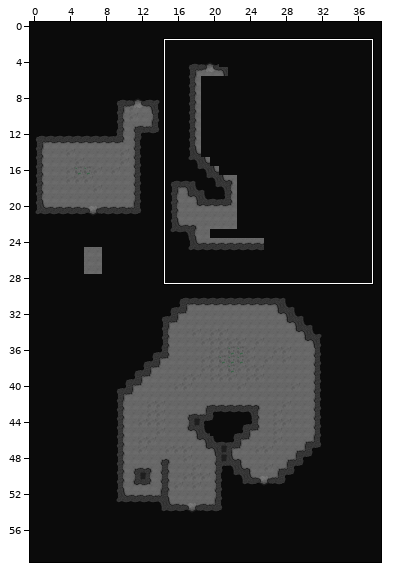
Tiled map: assets/Tiled/cave1.tmx. Above: a wide view before the commit, with the close-up outlined.
Close-up. Old version:
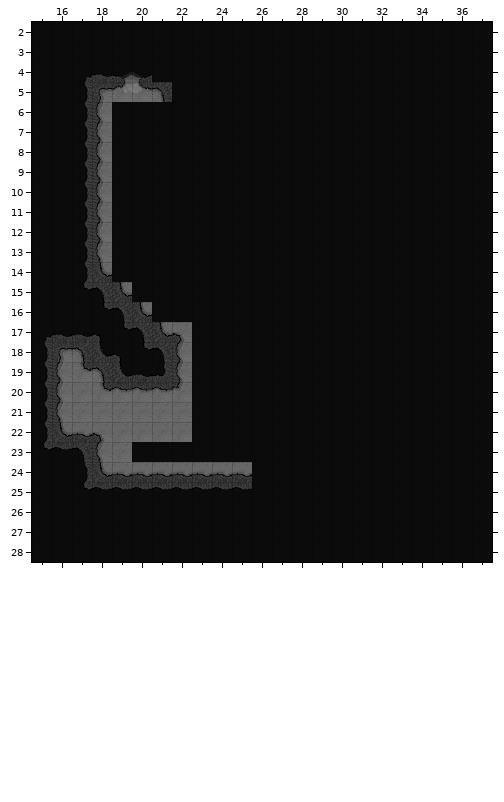
Cells are 32x32 px. Shown: x 15..37, y 2..28. The commit also changed other parts of the map, which this record leaves out.
The result:
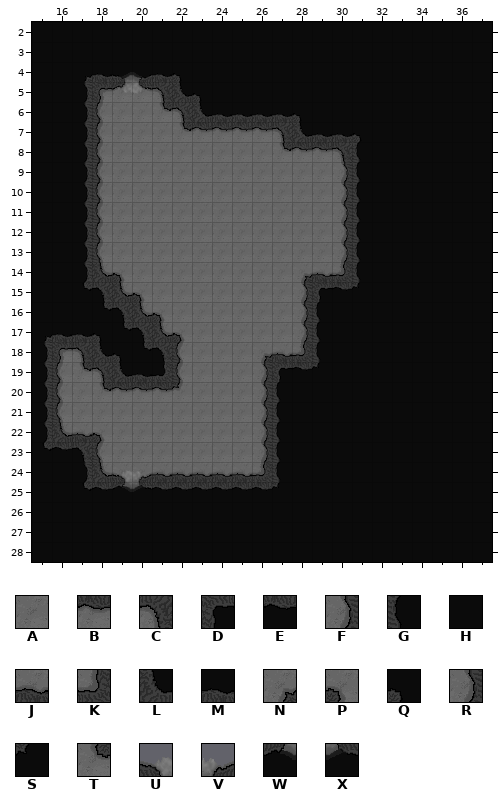
Key: from "Project0-tileset1": A 11, B 21, C 22, D 23, E 24, F 32, G 33, H 34, J 41, K 42, L 43, M 44, N 50, P 52, Q 54, R 60, S 64, T 70, U 73, V 74, W 83, X 84.
_ is an empty cell, . an unchanged one.
From old to new:
--- layer "Tile Layer 2"
@@ x 19..31 @@
- 4 ..HH.........
- 5 ...HH........
- 6 HHHHHHHHHH...
- 7 HHHHHHHHHHHHH
- 8 HHHHHHHHHHHHH
- 9 HHHHHHHHHHHHH
-10 HHHHHHHHHHHHH
-11 HHHHHHHHHHHHH
-12 HHHHHHHHHHHHH
-13 HHHHHHHHHHHHH
-14 HHHHHHHHHHHHH
-15 .HHHHHHHHHHHH
-16 ..HHHHHHHHH..
-17 ....HHHHHHH..
-18 ....HHHHHHH..
-19 ....HHHHHHH..
-20 ....HHHHH....
-21 ....HHHHH....
-22 ....HHHHH....
-23 .HHHHHHHH....
-24 JJ.....HH....
-25 EE.....HH....
+ 4 ..MQ.........
+ 5 ...LQ........
+ 6 AATCLMMMMQ...
+ 7 AAATBBBBCLMMQ
+ 8 AAAAAAAATBBCG
+ 9 AAAAAAAAAAAFG
+10 AAAAAAAAAAAFG
+11 AAAAAAAAAAAFG
+12 AAAAAAAAAAAFG
+13 AAAAAAAAAAAFG
+14 PAAAAAAAANJKG
+15 .PAAAAAAARDES
+16 ..PAAAAAAFG..
+17 ....AAAAAFG..
+18 ....AAANJKG..
+19 ....AAAFDES..
+20 ....AAAFG....
+21 ....AAAFG....
+22 ....AAAFG....
+23 .AAAAAAFG....
+24 UV.....KG....
+25 WX.....ES....
